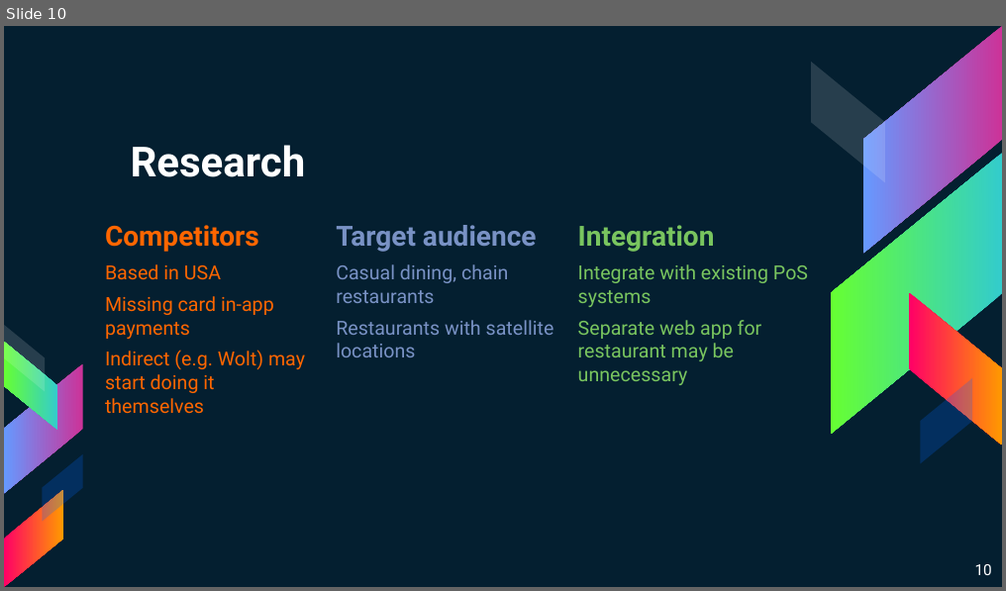
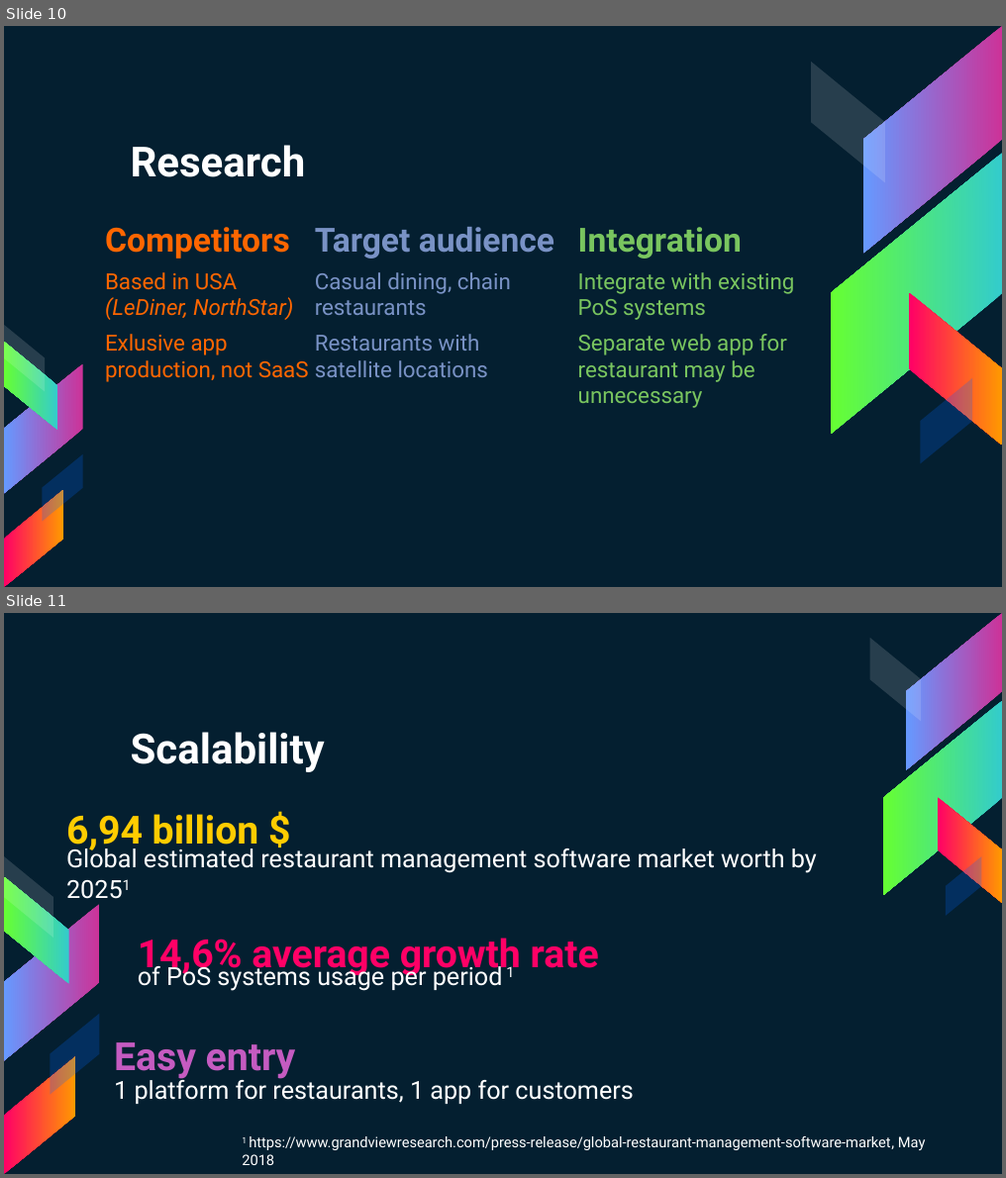
Before and after one commit to superhp/restaurant-as-a-service, a slide deck: PitchWaiterless.pptx. Shown one above the other, each under a label of ours: slide 10 before the commit, slides 10 and 11 after it. The pictures are 1006x591 and 1006x1178 pixels, drawn with LibreOffice and Linux fonts; fonts in the diff are those of the drawing. Boxes give left, top, right and bottom in pixels: in the first picture for what was removed or moved away, otherwise in the second. Text is boxed around its words. In the diff, an @@ line names an element or a change of style, - is before the commit and + after.

```diff
--- a/PitchWaiterless.pptx
+++ b/PitchWaiterless.pptx
@@ slide 11 added at [4, 613, 1002, 1174], background #041F30 @@
@@ text added at [131, 732, 325, 772], 30 pt, text #FFFFFF, bold @@
+Scalability
@@ title added at [66, 814, 259, 855], 28 pt, text #FFCC00, bold @@
+6,94 billion $
@@ subtitle added at [66, 845, 817, 873], 18 pt, text #FFFFFF @@
+Global estimated restaurant management software market worth by 20251
@@ group added at [869, 614, 1002, 916]: 5 parallelograms @@
@@ title added at [138, 938, 599, 977], 28 pt, text #FF0066, bold @@
+14,6% average growth rate
@@ subtitle added at [138, 962, 514, 991], 18 pt, text #FFFFFF @@
+of PoS systems usage per period 1
@@ group added at [4, 857, 99, 1174]: 5 parallelograms @@
@@ text added at [114, 1043, 296, 1079], 28 pt, text #C55BC1, bold @@
+Easy entry
@@ text added at [114, 1076, 633, 1104], 18 pt, text #FFFFFF @@
+1 platform for restaurants, 1 app for customers
@@ text added at [242, 1137, 926, 1165], 10.5 pt, text #FFFFFF @@
+1 https://www.grandviewresearch.com/press-release/global-restaurant-management-software-market, May 2018
@@ slide 10 changed as well @@
@@ text at [105, 227, 290, 259]: size 20 to 24 pt in "Competitors" @@
@@ text "Target audience": place and size @@
-text "Target audience" at [336, 225, 554, 358]
+text "Target audience" at [315, 227, 554, 377]
@@ text "Target audience" at [315, 227, 554, 377]: size 20 to 24 pt in "Target audience"; size 14 to 16 pt in "Casual dining, chain restaurants", "Restaurants with satellite locations" @@
@@ text "Integration" at [578, 227, 794, 408]: size 20 to 24 pt in "Integration"; size 14 to 16 pt in "Integrate with existing PoS systems", "Separate web app for restaurant may be ..." @@
@@ text at [105, 273, 309, 382]: text changed; size 14 to 16 pt @@
-Based in USA
-Missing card in-app payments
-Indirect (e.g. Wolt) may start doing it themselves
+Based in USA (LeDiner, NorthStar)
+Exlusive app production, not SaaS
@@ page number removed at [975, 565, 992, 575] @@
-10
```
Also in this commit, not shown: 20 other slides changed, 1 other slide added, 1 slide removed, 1 other file.
